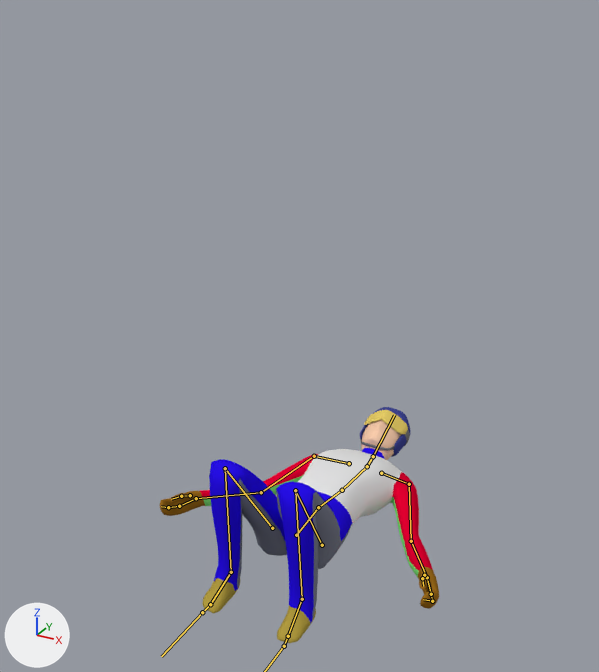
Renders of the Blender file Assets/Models/Characters/jumper.blend from each side of a commit.
Camera for both pictures: a 50 mm lens placed at (1.056, -1.724, 1.757), pointed at (-0.059, 0.304, 0.744). The lights are fixed; the arrows at lower left show +X, +Y and +Z. Both versions are drawn at frame 1 of the action 'Crash'; the numbers are the values there. The bones that bend it are drawn over the model as lines.

Objects in the first picture: 'Cube', 'Goggles', 'Helmet'.
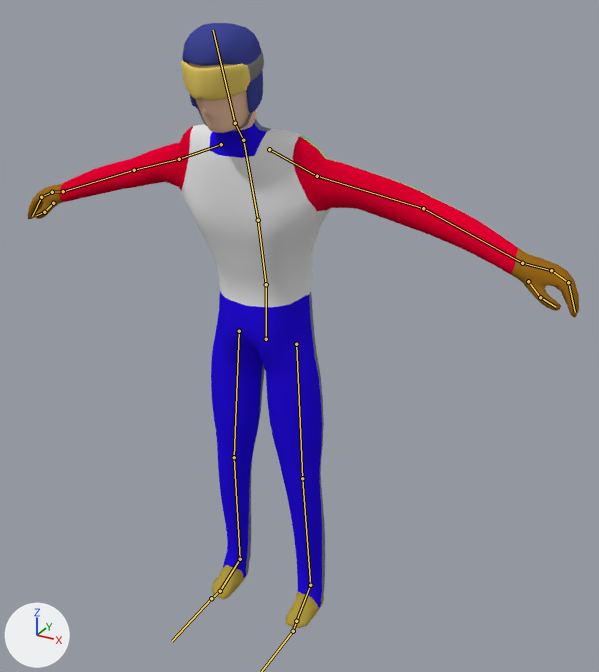
Boxes [x1, y1, x2, y2] around the edits, measured in the pictures (599 x 672 px):
'Cube', posed (98% wider, 152% taller)
    before: [160, 419, 439, 643]
    after: [27, 62, 579, 628]
'Helmet', posed (58% wider, 114% taller)
    before: [360, 407, 411, 457]
    after: [182, 23, 263, 131]
'Goggles', posed
    before: [364, 410, 410, 446]
    after: [181, 50, 264, 101]
bone 'Hips', root to tip
    before: (296, 535) to (318, 507)
    after: (266, 339) to (266, 284)
bone 'Spine', root to tip
    before: (318, 507) to (342, 490)
    after: (266, 284) to (258, 220)
bone 'Head', root to tip
    before: (373, 456) to (394, 415)
    after: (235, 123) to (213, 30)
bone 'Upper Arm.L', root to tip
    before: (409, 484) to (411, 541)
    after: (317, 176) to (423, 208)
bone 'Upper Arm.R', root to tip
    before: (314, 456) to (261, 492)
    after: (179, 159) to (134, 170)

The change in detail:
Bone 'Hips' (bone_hips) moves from (0.0, -0.759, -0.108) to (0.0, 0.0, 0.0).
Bone 'Hips' (bone_hips) turns from (-90, 0, 0) to (-6, 0, 0) degrees about its own x, y and z.
Bone 'Spine' (bone_spine) turns from (-6, 0, 0) to (22, 0, 0) degrees about its own x, y and z.
Bone 'Head' (bone_head) turns from (23, 0, 0) to (0, 0, 0) degrees about its own x, y and z.
Bone 'Upper Arm.L' (bone_upper_arm_l) turns from (-12, -9, -4) to (-8, -13, 38) degrees about its own x, y and z.
Bone 'Upper Arm.R' (bone_upper_arm_r) turns from (-12, 9, 4) to (-8, 13, -38) degrees about its own x, y and z.
Bone 'Leg IK.L' (bone_leg_ik_l) moves from (0.0, -0.051, -0.016) to (0.0, 0.0, 0.0).
Bone 'Leg IK.R' (bone_leg_ik_r) moves from (0.0, -0.051, -0.016) to (0.0, 0.0, 0.0).
